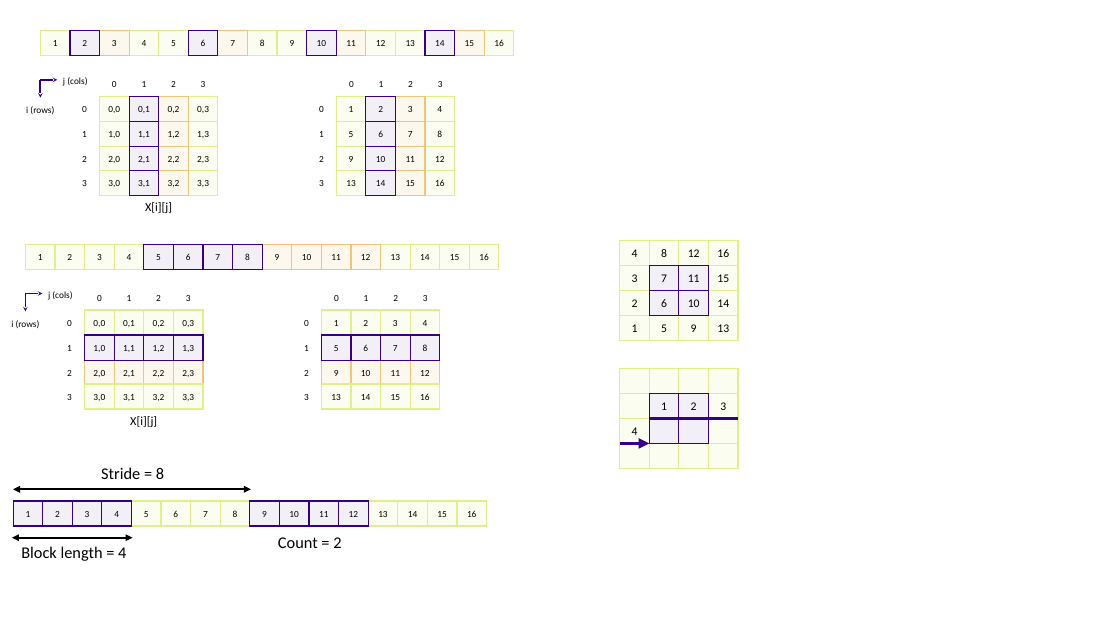
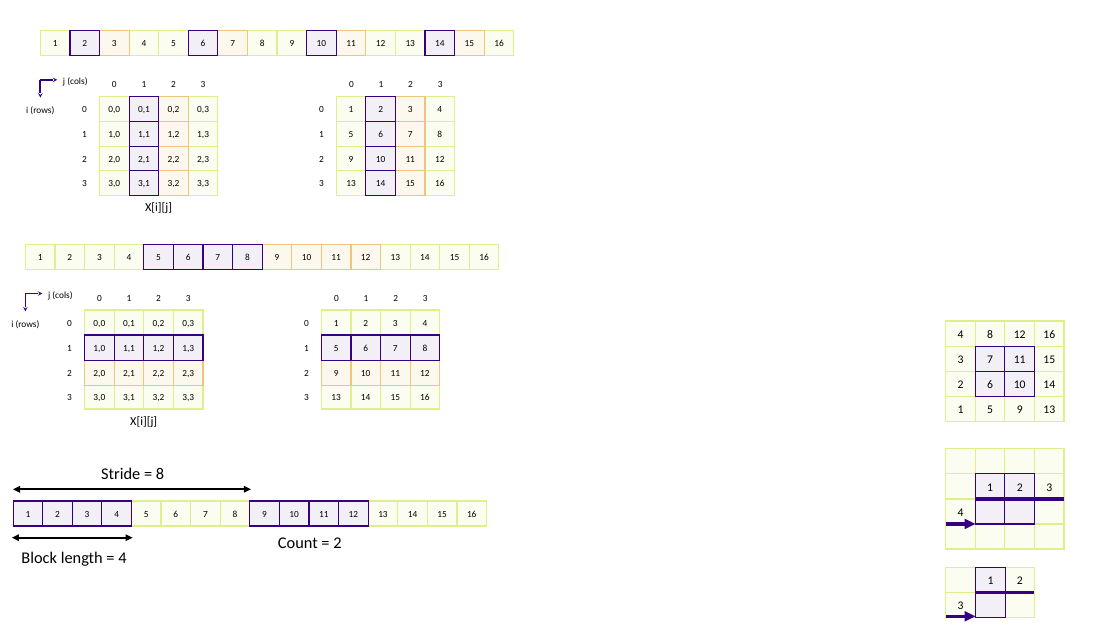
Before and after one commit to Southampton-RSG-Training/dirac-intro-to-mpi, a slide deck: slide 2 of files/communication_diagram.pptx. Drawn at 1120x630 pixels with LibreOffice and Linux fonts; fonts in the diff are those of the drawing. Boxes give left, top, right and bottom in pixels: in the first picture for what was removed or moved away, otherwise in the second. Text is boxed around its words. In the diff, an @@ line names an element or a change of style, - is before the commit and + after.

```diff
--- a/files/communication_diagram.pptx
+++ b/files/communication_diagram.pptx
@@ 32 rectangles, 1 line, 1 arrow: place and size @@
-32 rectangles, 1 line, 1 arrow at (620, 240, 739, 469)
+32 rectangles, 1 line, 1 arrow at (946, 321, 1065, 549)
@@ text "Block length = 4": place and size @@
-text "Block length = 4" at (21, 546, 126, 561)
+text "Block length = 4" at (21, 551, 126, 566)
@@ rectangle added at (946, 568, 975, 593), fill #FAFDF0, outline #DDF08B 1 pt @@
@@ rectangle added at (975, 568, 1005, 593), fill #F2EFF6, outline #360084 1 pt, 10 pt, text #000000 @@
+1
@@ rectangle added at (1005, 568, 1034, 593), fill #FAFDF0, outline #DDF08B 1 pt, 10 pt, text #000000 @@
+2
@@ rectangle added at (946, 592, 975, 618), fill #FAFDF0, outline #DDF08B 1 pt, 10 pt, text #000000 @@
+3
@@ rectangle added at (975, 592, 1005, 618), fill #F2EFF6, outline #360084 1 pt @@
@@ line added from (975, 592) to (1034, 592), #360084 3 pt @@
@@ rectangle added at (1005, 592, 1034, 618), fill #FAFDF0, outline #DDF08B 1 pt @@
@@ arrow added from (946, 617) to (975, 617), #360084 3 pt @@
```
Also in this commit, not shown: 1 other slide changed, 7 other files.
